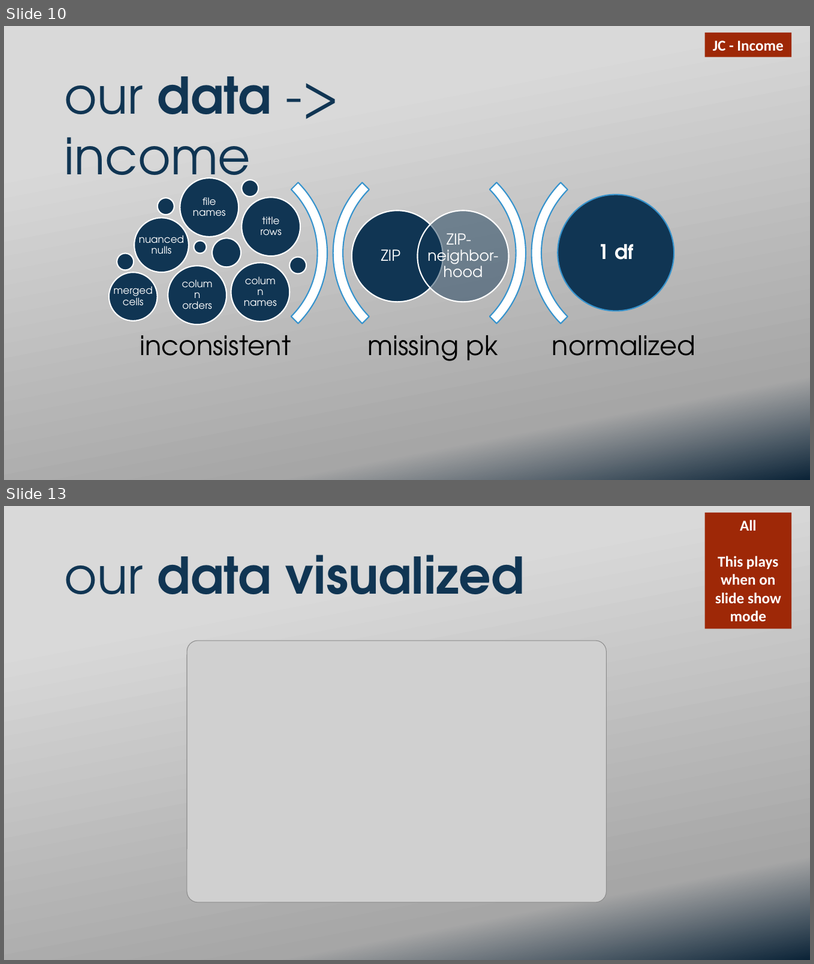
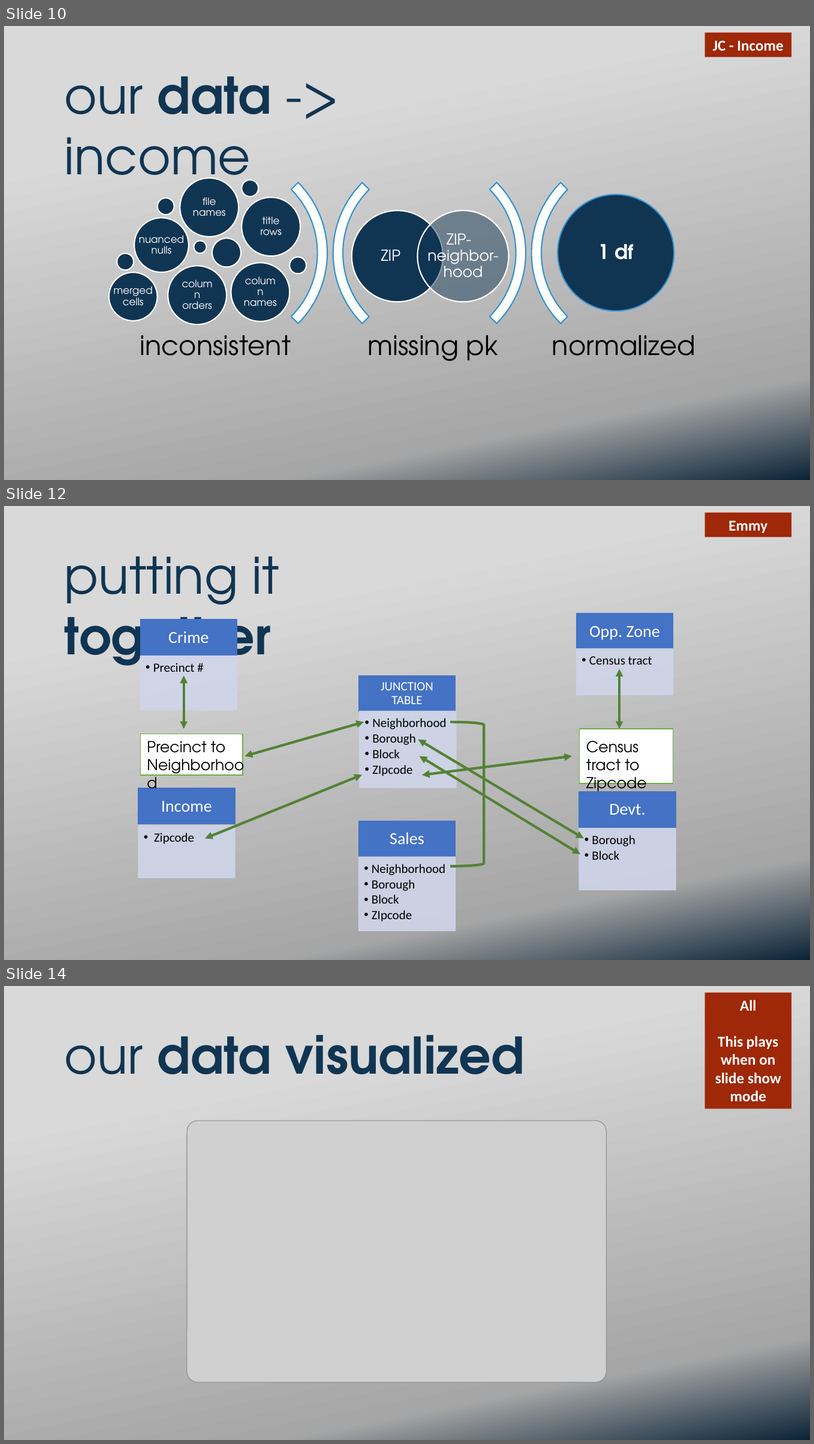
Before and after one commit to ekuo651/NYC-RE-Neighborhood-Trends, a slide deck: Presentation.pptx. Shown one above the other, each under a label of ours: slides 10 and 13 before the commit, slides 10, 12 and 14 after it; the slides between them are not shown. The pictures are 814x964 and 814x1444 pixels, drawn with LibreOffice and Linux fonts; fonts in the diff are those of the drawing; grey boxes stand for pictures; background and template pictures are left out. Boxes give left, top, right and bottom in pixels: in the first picture for what was removed or moved away, otherwise in the second. Text is boxed around its words. In the diff, an @@ line names an element or a change of style, - is before the commit and + after.

Commit message:
edited sales, added dev and junction table slides

```diff
--- a/Presentation.pptx
+++ b/Presentation.pptx
@@ slide 12 added at bbox=[4, 506, 810, 960], background picture (left out) @@
@@ rectangle added at bbox=[705, 513, 792, 537], fill #9E2807, 18 pt, text #FFFFFF, bold @@
+Emmy
@@ text added at bbox=[65, 556, 279, 672], 60 pt, text #113553 @@
+putting it together
@@ double arrow added from (183, 675) to (183, 729), #548235 3 pt @@
@@ double arrow added from (620, 729) to (620, 669), #548235 3 pt @@
@@ text added at bbox=[147, 718, 446, 759], 18 pt, text #000000 @@
+Precinct to Neighborhood
@@ rectangle added at bbox=[141, 734, 243, 775], fill #FFFFFF, outline #70AD47 1 pt @@
@@ double arrow added from (245, 756) to (364, 722), #548235 3 pt @@
@@ double arrow added from (419, 739) to (584, 838), #548235 3 pt @@
@@ right bracket added at bbox=[450, 722, 485, 866], outline #548235 3 pt @@
@@ rectangle added at bbox=[580, 729, 673, 783], fill #FFFFFF, outline #70AD47 1 pt @@
@@ double arrow added from (420, 756) to (581, 854), #548235 3 pt @@
@@ double arrow added from (422, 775) to (573, 756), #548235 3 pt @@
@@ text added at bbox=[587, 741, 647, 795], 18 pt, text #000000 @@
+Census tract to Zipcode
@@ double arrow added from (205, 838) to (362, 775), #548235 3 pt @@
@@ rectangle added at bbox=[359, 821, 456, 857], fill #4472C4, outline #4472C4 1 pt @@
@@ text added at bbox=[390, 832, 425, 844], 20 pt, text #FFFFFF @@
+Sales
@@ group added at bbox=[138, 613, 676, 890]: 10 rectangles, 10 texts @@
+Crime
+  • Precinct #
+Opp. Zone
+  • Census tract
+JUNCTION TABLE
+  • Neighborhood
+  • Borough
+  • Block
+  • ZIpcode
+Income
+  • Zipcode
+Devt.
+  • Borough
+  • Block
@@ rectangle added at bbox=[359, 857, 456, 931], fill #CFD5EA at 90% opacity, outline #CFD5EA 1 pt @@
@@ text added at bbox=[372, 864, 446, 921], 15 pt, text #000000 @@
+  • Neighborhood
+  • Borough
+  • Block
+  • ZIpcode
@@ what was slide 13 is now slide 14 @@
```
Also in this commit, not shown: 1 slide changed, 3 other slides added, 3 slides removed.
